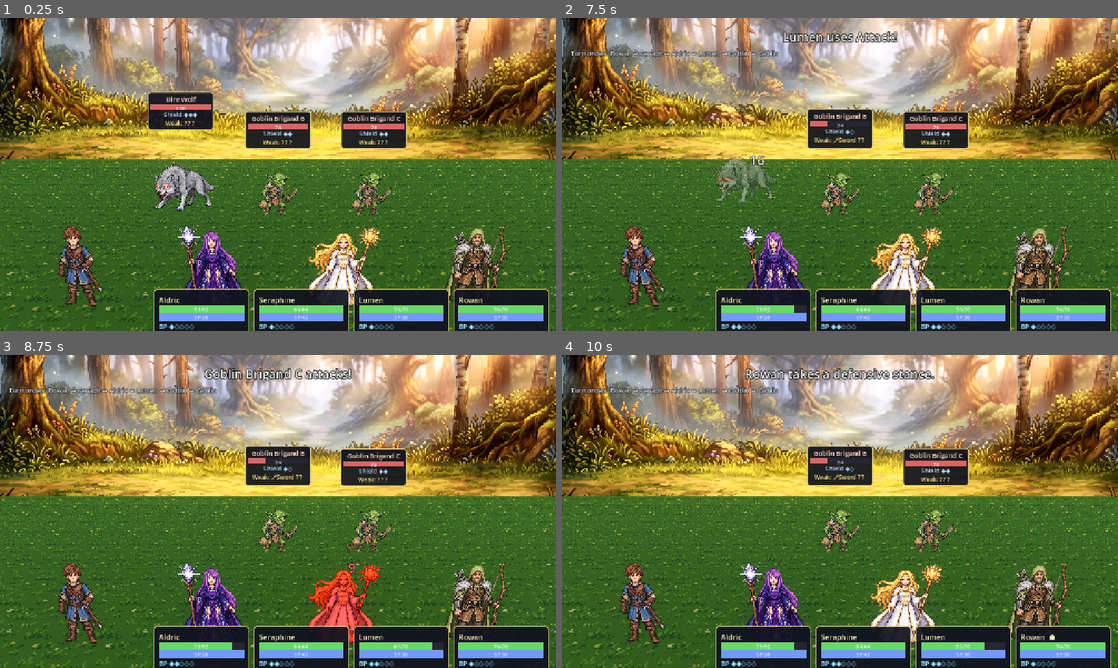
Above: before the commit, frames 1-4 (two rows, left to right).
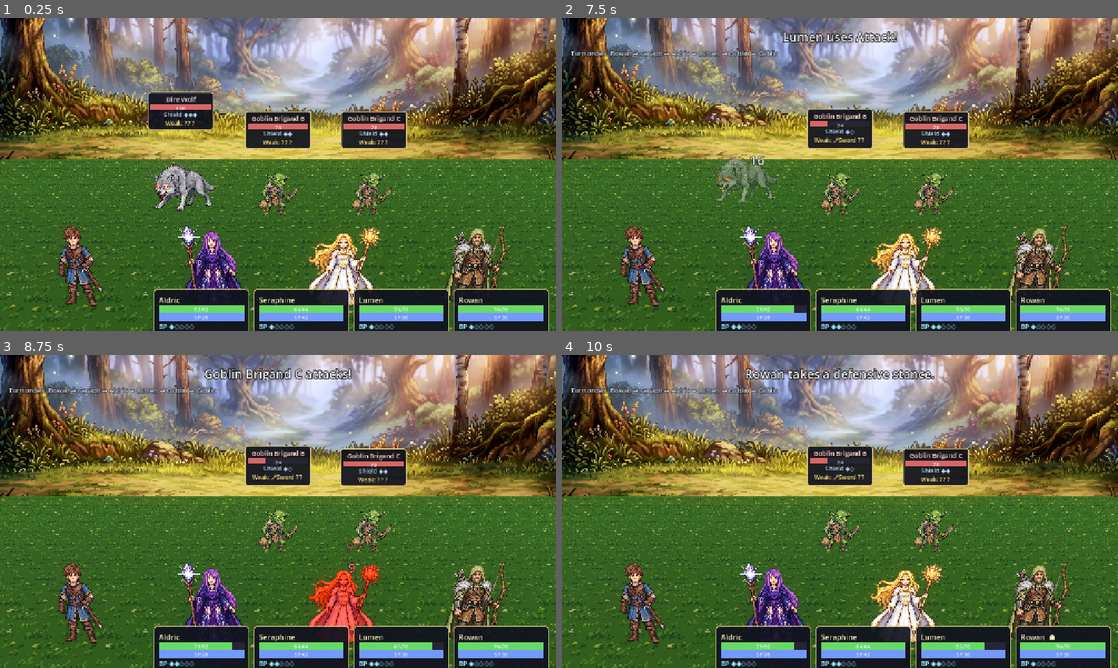
Above: after the commit, the same moments.

Repository: Meowa-AI/HD2D-template-meowa
Game: Godot game, scene res://scenes/Battle.tscn
Two runs of this game, one before a commit and one after it. Both use one fixed random seed, a clock stepped at 60 frames per second and the inputs below. This scene is started directly instead of the project's main scene.
Inputs:
- Up to frame 1 (0.25 s): no input
- Up to frame 2 (7.5 s): tap Enter (confirm) at 0.5, 2.75, 4.35, 5.75 s; hold D (move_right) 0.53-1.28 s; hold Enter (confirm) 0.53-1.28 s; tap Space at 0.77, 1.52, 3.02, 3.77, 4.52, 6.02, 6.77 s; hold S (move_down) 1.28-2.03 s; tap E (interact) at 1.35 s; hold D (move_right) 2.03-2.78 s; tap Z at 2.1, 5.85 s; hold W (move_up) 2.78-3.53 s; tap X at 2.85, 6.6 s; hold A (move_left) 3.53-5.03 s; tap Backspace at 3.6, 7.35 s; hold S (move_down) 5.03-5.78 s; hold E (interact) 5.03-5.78 s; hold D (move_right) 5.78-6.53 s; hold W (move_up) 6.53-7.28 s; hold D (move_right) from 7.28 s (still down)
- Up to frame 3 (8.75 s): tap Space at 7.52 s; release D (move_right) at 8.03 s; hold S (move_down) from 8.03 s (still down); hold Enter (confirm) from 8.03 s (still down)
- Up to frame 4 (10 s): release S (move_down) at 8.78 s; release Enter (confirm) at 8.78 s; hold A (move_left) 8.78-9.53 s; tap E (interact) at 8.85 s; tap Space at 9.02, 9.77 s; hold W (move_up) from 9.53 s (still down); tap Z at 9.6 s

The runs differ from the first frame. In frame 1, 36% of the frame differs, in the area x 0-100%, y 0-46%; in frame 2, 36%; in frame 3, 36%; in frame 4, 36%.

Commit message:
docs(cb-A3): cool battle backdrop tint; record final CB values; verified
Battle backdrop given a cool modulate to harmonize with the CB grade.
Full flow boots under xvfb+vulkan; factory test PASS. Final field/battle
CB values documented.

Co-Authored-By: Claude Opus 4.8 (1M context) <noreply@anthropic.com>

Diff:
--- a/scripts/Battle.gd
+++ b/scripts/Battle.gd
@@ -112,7 +112,7 @@
 	add_child(HD2DStage.key_light("battle"))
 
 	# Painted backdrop quad far behind the fighters (gets DoF bokeh).
-	add_child(HD2DStage.backdrop("res://assets/textures/battle_bg.jpg", Vector2(46, 26), Vector3(0, 9, -16)))
+	add_child(HD2DStage.backdrop("res://assets/textures/battle_bg.jpg", Vector2(46, 26), Vector3(0, 9, -16), Color(0.80, 0.86, 1.0)))
 
 	# Ground for shadows to land on; tinted to blend with the backdrop floor.
 	var ground := HD2D.ground("res://assets/textures/grass.png", 40.0, 10.0)
--- a/scripts/HD2DStage.gd
+++ b/scripts/HD2DStage.gd
@@ -47,7 +47,7 @@
 			attr.dof_blur_amount = 0.34
 	cam.attributes = attr
 
-static func backdrop(tex_path: String, size: Vector2, pos: Vector3) -> MeshInstance3D:
+static func backdrop(tex_path: String, size: Vector2, pos: Vector3, modulate: Color = Color.WHITE) -> MeshInstance3D:
 	var bg := MeshInstance3D.new()
 	var qm := QuadMesh.new()
 	qm.size = size
@@ -55,6 +55,7 @@
 	var bmat := StandardMaterial3D.new()
 	if ResourceLoader.exists(tex_path):
 		bmat.albedo_texture = load(tex_path)
+	bmat.albedo_color = modulate  # cool tint to harmonize a warm backdrop with the CB grade
 	bmat.shading_mode = BaseMaterial3D.SHADING_MODE_UNSHADED
 	bmat.texture_filter = BaseMaterial3D.TEXTURE_FILTER_LINEAR
 	bg.mesh.material = bmat
Not shown, added: docs/superpowers/specs/2026-06-13-battle-baseline.png.import
Not shown, added: docs/superpowers/specs/2026-06-13-battle-m3.png.import
Not shown, added: docs/superpowers/specs/2026-06-13-field-baseline.png.import
Not shown, added: docs/superpowers/specs/2026-06-13-field-m0-baseline.png.import
Not shown, added: docs/superpowers/specs/2026-06-13-field-m2-grass.png.import
Not shown, added: docs/superpowers/specs/2026-06-13-field-m2.png.import
Not shown, added: docs/superpowers/specs/battle-cb-a1.png.import
Binary file added: docs/superpowers/specs/battle-cb-final.png
Not shown, added: docs/superpowers/specs/field-cb-a1.png.import
Binary file added: docs/superpowers/specs/field-cb-final.png
Not shown, added: scripts/HD2DEnvironment.gd.uid
Not shown, added: scripts/HD2DStage.gd.uid
(and 2 more such lines)
